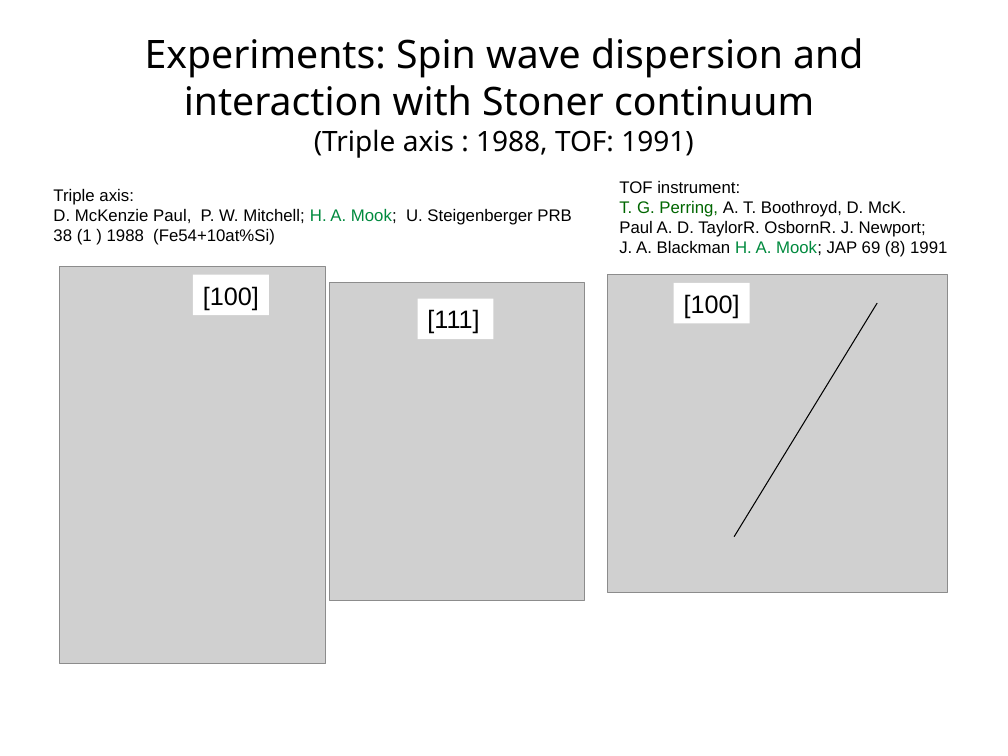
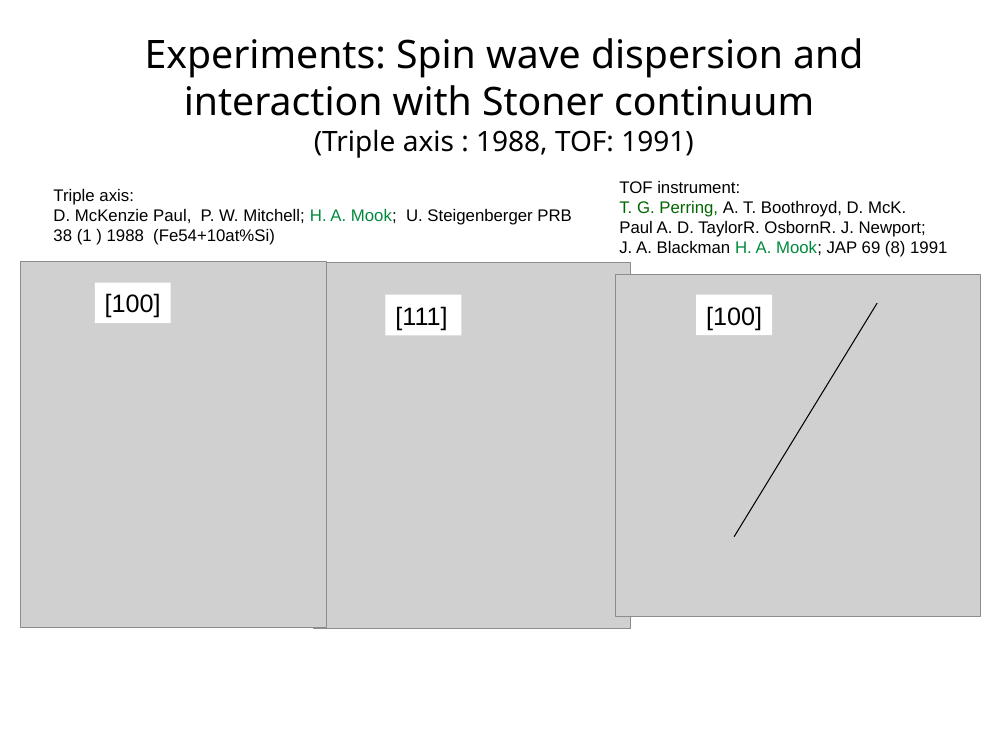
Before and after one commit to abuts/Fe, a slide deck: slide 3 of June2017/Icns2017/ICNS2017.ppt. Drawn at 1008x756 pixels with LibreOffice and Linux fonts; fonts in the diff are those of the drawing; grey boxes stand for pictures; background and template pictures are left out. Boxes give left, top, right and bottom in pixels: in the first picture for what was removed or moved away, otherwise in the second. Text is boxed around its words. In the diff, an @@ line names an element or a change of style, - is before the commit and + after.

```diff
--- a/June2017/Icns2017/ICNS2017.ppt
+++ b/June2017/Icns2017/ICNS2017.ppt
@@ picture: place and size @@
-picture at (59, 267, 326, 664)
+picture at (20, 261, 326, 628)
@@ picture: place and size @@
-picture at (330, 283, 585, 601)
+picture at (313, 263, 631, 628)
@@ rectangle "[100]": place and size @@
-rectangle "[100]" at (193, 275, 268, 316)
+rectangle "[100]" at (95, 282, 170, 323)
@@ rectangle "[111]": place and size @@
-rectangle "[111]" at (417, 298, 493, 339)
+rectangle "[111]" at (385, 294, 461, 335)
@@ picture: place and size @@
-picture at (607, 275, 947, 593)
+picture at (615, 275, 981, 617)
@@ rectangle "[100]": place and size @@
-rectangle "[100]" at (673, 283, 749, 324)
+rectangle "[100]" at (697, 294, 772, 335)
```
Also in this commit, not shown: 4 other slides changed, 1 slide removed, 1 other file.
